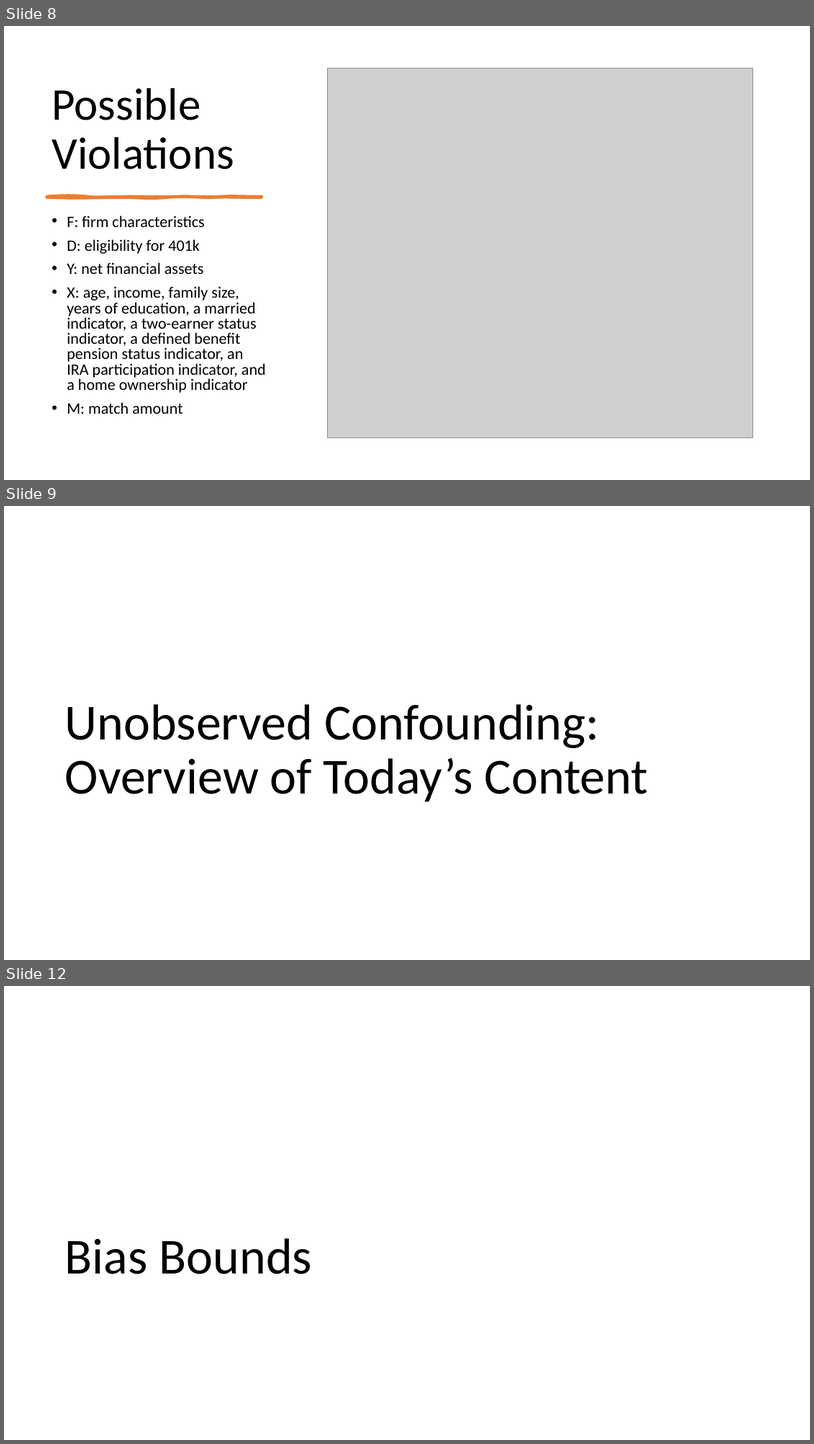
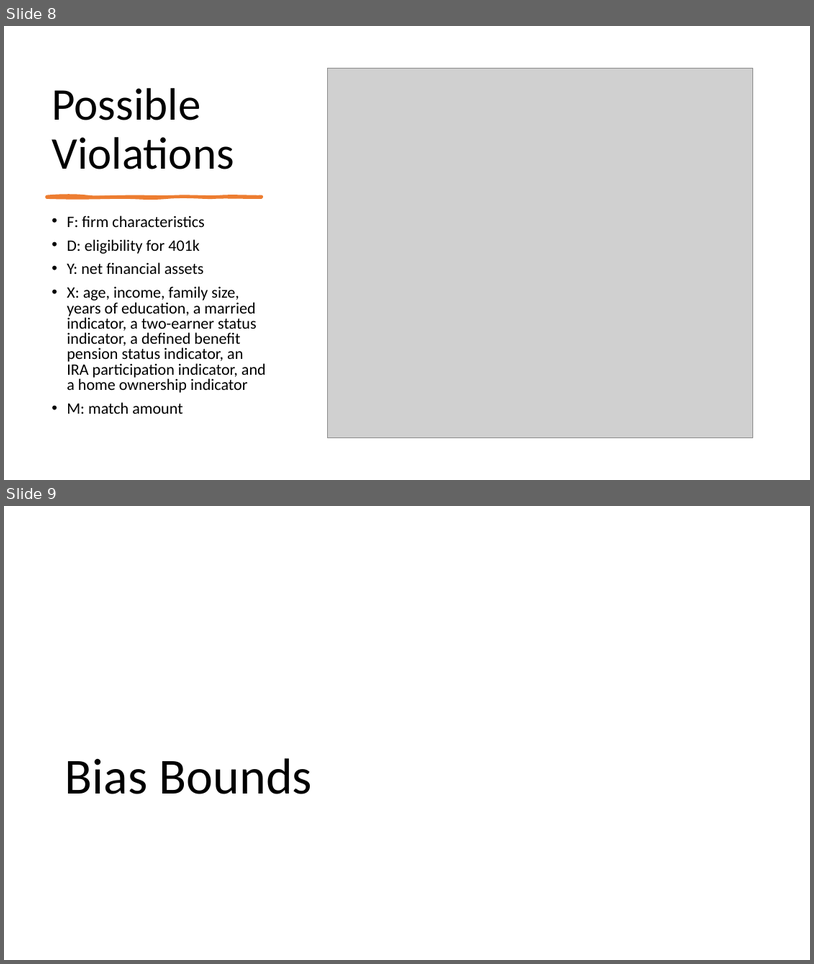
Before and after one commit to stanford-msande228/winter25, a slide deck: assets/presentations/MSANDE228_Lecture15_Unobserved_Confounding.pptx. Shown one above the other, each under a label of ours: slides 8, 9 and 12 before the commit, slides 8 and 9 after it; the slides between them are not shown. The pictures are 814x1444 and 814x964 pixels, drawn with LibreOffice and Linux fonts; fonts in the diff are those of the drawing; grey boxes stand for pictures. Boxes give left, top, right and bottom in pixels: in the first picture for what was removed or moved away, otherwise in the second. Text is boxed around its words. In the diff, an @@ line names an element or a change of style, - is before the commit and + after.

```diff
--- a/assets/presentations/MSANDE228_Lecture15_Unobserved_Confounding.pptx
+++ b/assets/presentations/MSANDE228_Lecture15_Unobserved_Confounding.pptx
@@ slide 9 removed at (x1=4, y1=506, x2=810, y2=960), background #FFFFFF @@
@@ title removed at (x1=65, y1=704, x2=648, y2=802) @@
-Unobserved Confounding: Overview of Today’s Content
@@ what was slide 12 is now slide 9 @@
```
Also in this commit, not shown: 2 other slides removed, 4 other files.
